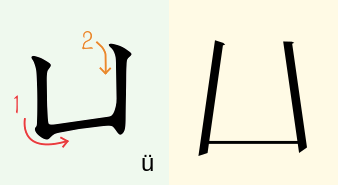
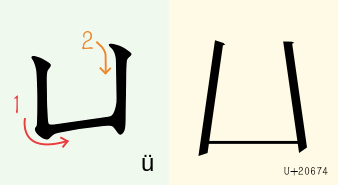
Comparing the layer stacks of the two 338x185 images. Changes:
added layer "U+20674" above "圖層" over [284, 166, 328, 176]
